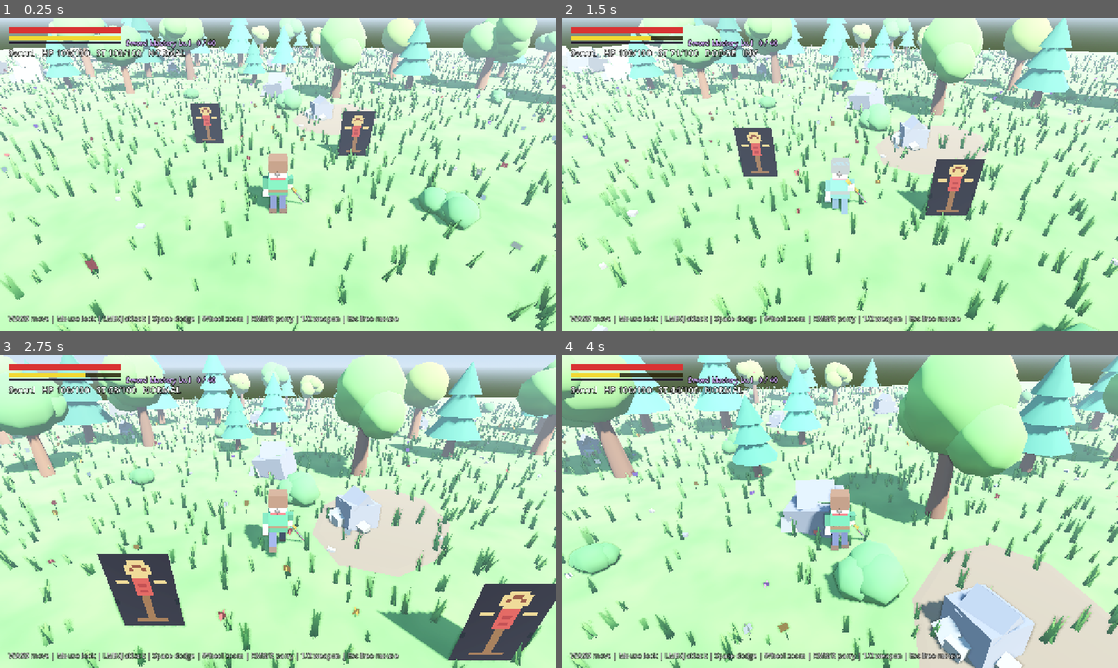
Above: before the commit, frames 1-4 (two rows, left to right).
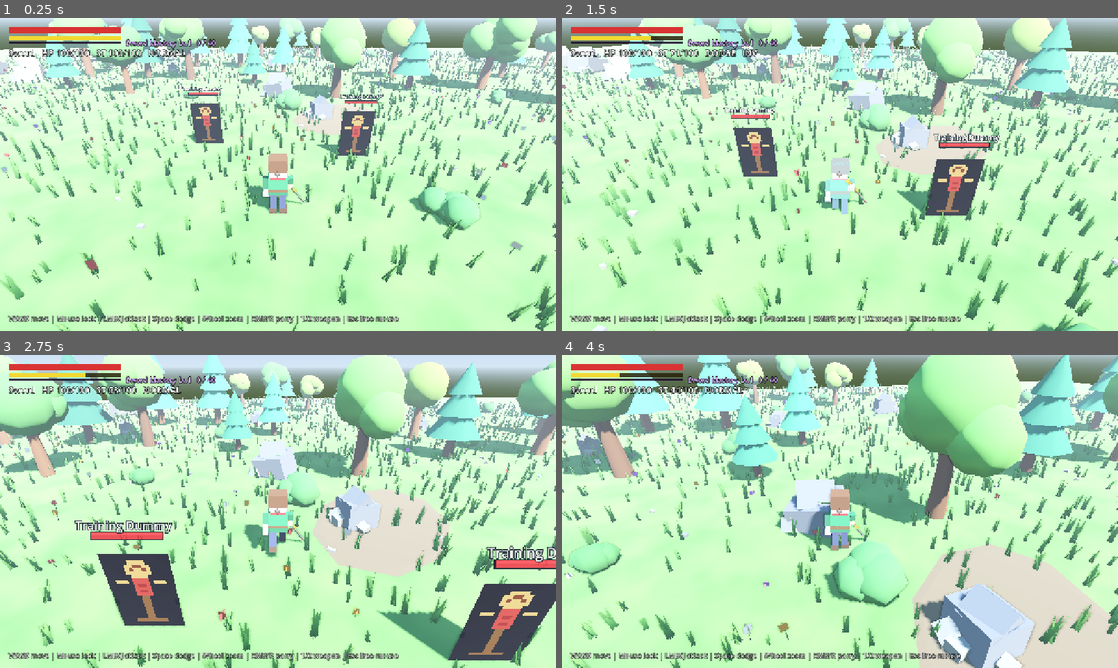
Above: after the commit, the same moments.

Repository: 7sda58/WEAPON_MASTERY_RPG
Game: Godot game, scene res://scenes/levels/test_arena.tscn
Same seed, same stepped clock (60 frames per second), same inputs: the game is played once before the commit and once after it.
Inputs (mouse positions are in pixels of both pictures, inside the frame that each line leads up to):
- Up to frame 1 (0.25 s): no input
- Up to frame 2 (1.5 s): tap Enter at 0.5 s; move the mouse to (867, 174) at 0.52 s; hold W (move_up) from 0.53 s (still down); click (867, 174) at 0.6 s; tap Space (dodge) at 0.8, 1.35 s; move the mouse to (812, 174) at 1.27 s
- Up to frame 3 (2.75 s): keep holding W (move_up); right-click (250, 511) at 1.55 s; move the mouse to (289, 505) at 2.02 s; right-click (289, 505) at 2.1 s; click (289, 505) at 2.3 s
- Up to frame 4 (4 s): keep holding W (move_up); move the mouse to (834, 517) at 2.77 s; click (834, 517) at 2.85 s; tap Space (dodge) at 3.05, 3.6 s; move the mouse to (878, 514) at 3.52 s; right-click (878, 514) at 3.8 s

The runs differ from the first frame. In frame 1, 0.3% of the frame differs, in the area x 32-69%, y 22-28%; in frame 2, 0.6%; in frame 3, 1.5%, in the area x 13-100%, y 52-69%; in frame 4, nothing differs.

Commit message:
Enemy health bars and levels; procedural SFX: hit, swing, parry, dodge cue, wind ambience

Diff:
--- /dev/null
+++ b/assets/shaders/health_bar.gdshader
@@ -0,0 +1,27 @@
+shader_type spatial;
+render_mode unshaded, cull_disabled, depth_test_disabled, shadows_disabled;
+// แถบเลือดลอยเหนือหัว — หันเข้ากล้องเสมอ
+// fill = เลือดปัจจุบัน, ghost = แถบสีอ่อนที่ค่อย ๆ ลดตาม (เห็นว่าเพิ่งเสียไปเท่าไร)
+
+uniform float fill : hint_range(0.0, 1.0) = 1.0;
+uniform float ghost : hint_range(0.0, 1.0) = 1.0;
+uniform vec4 fill_color : source_color = vec4(0.86, 0.2, 0.2, 1.0);
+uniform vec4 ghost_color : source_color = vec4(1.0, 0.85, 0.55, 1.0);
+uniform vec4 bg_color : source_color = vec4(0.08, 0.05, 0.05, 0.85);
+uniform vec2 bar_size = vec2(1.0, 0.11);
+
+void vertex() {
+	MODELVIEW_MATRIX = VIEW_MATRIX * mat4(INV_VIEW_MATRIX[0], INV_VIEW_MATRIX[1], INV_VIEW_MATRIX[2], MODEL_MATRIX[3]);
+}
+
+void fragment() {
+	vec2 px = UV * bar_size;
+	float b = 0.016;
+	vec4 c = bg_color;
+	if (UV.x < ghost) { c = ghost_color; }
+	if (UV.x < fill) { c = fill_color; }
+	if (UV.y < 0.4 && UV.x < fill) { c.rgb *= 1.25; }
+	if (px.x < b || px.y < b || px.x > bar_size.x - b || px.y > bar_size.y - b) { c = vec4(0.0, 0.0, 0.0, 1.0); }
+	ALBEDO = c.rgb;
+	ALPHA = c.a;
+}
--- a/scenes/levels/test_arena.tscn
+++ b/scenes/levels/test_arena.tscn
@@ -104,3 +104,8 @@
 
 [node name="Slime2" parent="." instance=ExtResource("3_slime")]
 transform = Transform3D(1, 0, 0, 0, 1, 0, 0, 0, 1, 9, 0, 9)
+level = 3
+
+[node name="Slime3" parent="." instance=ExtResource("3_slime")]
+transform = Transform3D(1, 0, 0, 0, 1, 0, 0, 0, 1, -8, 0, 7)
+level = 2
--- a/scripts/enemies/dummy.gd
+++ b/scripts/enemies/dummy.gd
@@ -10,6 +10,7 @@
 
 
 func _ready() -> void:
+	EnemyHealthBar.attach(self, health, "Training Dummy", 0, 1.8)
 	health.damaged.connect(_on_damaged)
 	health.died.connect(_on_died)
 
--- a/scripts/enemies/slime.gd
+++ b/scripts/enemies/slime.gd
@@ -7,6 +7,10 @@
 
 enum State { IDLE, CHASE, TELEGRAPH, LUNGE, RECOVER, HITSTUN, STAGGERED, DEAD }
 
+
+@export var display_name: String = "Slime"
+## เลเวลศัตรู: HP +30% / ดาเมจ +20% / ตัวใหญ่ขึ้น 8% ต่อเลเวล — ฆ่าแล้วได้ Mastery EXP มากขึ้น
+@export_range(1, 10) var level: int = 1
 
 @export var detect_range: float = 8.0
 @export var give_up_range: float = 14.0
@@ -38,6 +42,8 @@
 var _spawn_pos: Vector3
 var _flash_frames: int = 0
 var _danger_mat: StandardMaterial3D
+## ขนาดตัวตามเลเวล
+var _size: float = 1.0
 ## ทิศที่สไลม์หัน
 var _facing: Vector3 = Vector3.BACK
 
@@ -61,10 +67,18 @@
 	danger_mesh.material_override = _danger_mat
 	danger_zone.visible = false
 	alert.visible = false
+	# ปรับความแข็งแกร่งตามเลเวล
+	health.max_health = roundi(health.max_health * (1.0 + 0.3 * (level - 1)))
+	health.reset()
+	attack_damage = roundi(attack_damage * (1.0 + 0.2 * (level - 1)))
+	_size = 1.0 + 0.08 * (level - 1)
+	_squash(Vector3.ONE)
+	EnemyHealthBar.attach(self, health, display_name, level, 1.5 * _size)
 	health.damaged.connect(_on_damaged)
 	health.died.connect(_on_died)
 	hitbox.parried.connect(_on_parried)
 	hitbox.hitstop_seconds = 0.09            # ถูกสไลม์ชน = หนักกว่าดาบเรา
+	hitbox.hit_sound = &"hit_heavy"
 	hitbox.spark_color = Color(1.0, 0.4, 0.3)
 
 
@@ -116,6 +130,11 @@
 	body.face_toward(_facing, delta, 25.0 if state == State.TELEGRAPH else 8.0)
 
 
+## ยุบ/ยืดตัว (คูณขนาดตามเลเวล)
+func _squash(v: Vector3) -> void:
+	body.scale = v * _size
+
+
 func _set_state(s: State) -> void:
 	state = s
 	_frame = 0
@@ -146,7 +165,7 @@
 func _state_idle() -> void:
 	_set_h(Vector3.ZERO)
 	body.modulate = Color.WHITE
-	body.scale = Vector3.ONE
+	_squash(Vector3.ONE)
 	var p := _player()
 	if p and p.state != Player.State.DEAD and _to_player(p).length() < detect_range:
 		_set_state(State.CHASE)
@@ -165,7 +184,7 @@
 	_set_h(to.normalized() * move_speed)
 	# เด้งดึ๋ง ๆ ตอนเดิน
 	var hop: float = absf(sin(_frame * 0.22))
-	body.scale = Vector3(1.0 - 0.08 * hop, 1.0 + 0.1 * hop, 1.0)
+	_squash(Vector3(1.0 - 0.08 * hop, 1.0 + 0.1 * hop, 1.0))
 
 
 # ---------------- TELEGRAPH: ง้าง (สัญญาณเตือน) ----------------
@@ -176,6 +195,7 @@
 	hitbox.rotation.y = _yaw_of(_lunge_dir)
 	danger_zone.visible = true
 	danger_fill.scale = Vector3(1.0, 1.0, 0.01)
+	Sfx.play_3d(get_tree().current_scene, &"warn_start", global_position, -3.0, 1.0, 0.0)
 	# "!" เด้งขึ้นเหนือหัว
 	alert.visible = true
 	alert.modulate = Color(1.0, 0.9, 0.2)
@@ -186,11 +206,14 @@
 func _state_telegraph() -> void:
 	_set_h(Vector3.ZERO)
 	var t: float = float(_frame) / telegraph_frames
-	body.scale = Vector3(1.0 + 0.3 * t, 1.0 - 0.3 * t, 1.0)   # ยุบตัวเตรียมพุ่ง
+	_squash(Vector3(1.0 + 0.3 * t, 1.0 - 0.3 * t, 1.0))   # ยุบตัวเตรียมพุ่ง
 	body.modulate = Color.WHITE.lerp(Color(1.0, 0.35, 0.35), t)
 	_danger_mat.albedo_color.a = 0.25 + 0.3 * t                # พื้นที่อันตรายเข้มขึ้นเรื่อย ๆ
 	danger_fill.scale = Vector3(1.0, 1.0, maxf(t, 0.01))      # แถบยาวขึ้น — สุดแถบ = พุ่ง
 	# ช่วงท้าย: ตัวกระพริบขาวจ้า + "!" เป็นสีแดง = "หลบตอนนี้!"
+	if _frame == telegraph_frames - dodge_cue_frames + 1:
+		# เสียง "ติ๊ง!" = หลบตอนนี้ — เสียงเดิมทุกครั้ง (ไม่สุ่ม pitch) ให้จำจังหวะได้
+		Sfx.play_3d(get_tree().current_scene, &"warn_now", global_position, 2.0, 1.0, 0.0)
 	if _frame > telegraph_frames - dodge_cue_frames:
 		alert.modulate = Color(1.0, 0.25, 0.2)
 		if _frame % 2 == 0:
@@ -200,7 +223,8 @@
 		alert.visible = false
 		hitbox.damage = attack_damage
 		hitbox.activate()
-		body.scale = Vector3(0.8, 1.25, 1.0)
+		Sfx.play_3d(get_tree().current_scene, &"slime_lunge", global_position, -2.0)
+		_squash(Vector3(0.8, 1.25, 1.0))
 		_set_state(State.LUNGE)
 
 
@@ -216,7 +240,7 @@
 # ---------------- RECOVER: พักเหนื่อย = ช่องให้สวน ----------------
 func _state_recover() -> void:
 	_set_h(Vector3.ZERO)
-	body.scale = Vector3(1.1, 0.9, 1.0)
+	_squash(Vector3(1.1, 0.9, 1.0))
 	body.modulate = Color(0.6, 0.6, 0.75)
 	if _frame >= recover_frames:
 		_set_state(State.CHASE)
@@ -242,7 +266,7 @@
 func _state_staggered() -> void:
 	velocity.x = move_toward(velocity.x, 0.0, 0.4)
 	velocity.z = move_toward(velocity.z, 0.0, 0.4)
-	body.scale = Vector3(1.15, 0.85, 1.0)
+	_squash(Vector3(1.15, 0.85, 1.0))
 	# กระพริบเหลือง = "ตีเลย! ตอนนี้แรง ×2"
 	body.modulate = Color(1.6, 1.4, 0.4) if (_frame / 6) % 2 == 0 else Color.WHITE
 	if _frame >= stagger_frames:
@@ -266,6 +290,7 @@
 
 func _on_died() -> void:
 	_set_state(State.DEAD)
+	Sfx.play_3d(get_tree().current_scene, &"slime_die", global_position)
 	hitbox.deactivate()
 	danger_zone.visible = false
 	alert.visible = false
@@ -284,7 +309,7 @@
 	$CollisionShape3D.set_deferred("disabled", false)
 	hurtbox.set_deferred("monitorable", true)
 	body.modulate = Color.WHITE
-	body.scale = Vector3.ONE
+	_squash(Vector3.ONE)
 	_set_state(State.IDLE)
 
 
--- a/scripts/player/player.gd
+++ b/scripts/player/player.gd
@@ -186,8 +186,13 @@
 		reason = "crit"
 	var is_training: bool = target.get_parent() is Dummy
 	if target.health and target.health.is_dead and not is_training:
-		amount += mastery.exp_kill
-		reason += "+kill"
+		# ศัตรูเลเวลสูง = EXP จากการฆ่ามากขึ้น (+50% ต่อเลเวล)
+		var enemy_level: int = 1
+		var lv: Variant = target.get_parent().get("level")
+		if lv != null:
+			enemy_level = int(lv)
+		amount += mastery.exp_kill * (1.0 + 0.5 * (enemy_level - 1))
+		reason += "+kill Lv%d" % enemy_level
 	if is_training:
 		amount *= mastery.training_multiplier
 	mastery.add_exp(weapon.id, amount, reason)
@@ -199,6 +204,7 @@
 		if w.id == weapon_id:
 			data_name = w.display_name
 	DamageNumber.spawn_text(get_tree().current_scene, global_position + Vector3(0, 0.4, 0), "%s Lv.%d!" % [data_name, level], Color(1.0, 0.8, 0.25))
+	Sfx.play(get_tree().current_scene, &"level_up", -2.0)
 	HitSpark.spawn(get_tree().current_scene, global_position + Vector3(0, 1.0, 0), Color(1.0, 0.85, 0.3), 30)
 	if weapon_id == weapon.id:
 		_apply_move_hitbox(_move if _move else weapon.get_move(0))
@@ -348,6 +354,7 @@
 	if state == State.DODGE and _state_frame <= perfect_end:
 		stamina.restore(perfect_dodge_refund)
 		mastery.add_exp(weapon.id, mastery.exp_perfect_dodge, "perfect dodge")
+		Sfx.play_3d(get_tree().current_scene, &"perfect", global_position, 0.0, 1.0, 0.0)
 		DamageNumber.spawn_text(get_tree().current_scene, global_position, "PERFECT!", Color(1.0, 0.85, 0.2))
 		_slow_motion()
 	else:
@@ -359,6 +366,7 @@
 	hurtbox.parry_active = false
 	stamina.restore(parry_stamina_refund)
 	mastery.add_exp(weapon.id, mastery.exp_parry, "parry")
+	Sfx.play_3d(get_tree().current_scene, &"parry", global_position + facing * 0.5, 2.0)
 	DamageNumber.spawn_text(get_tree().current_scene, global_position, "PARRY!", Color(1.0, 0.95, 0.4))
 	body.modulate = TINT_NORMAL
 	state = State.NORMAL
@@ -375,6 +383,7 @@
 ## โดนตีจริง — ยกเลิกท่าที่ทำอยู่ กระเด็นออกจากผู้โจมตี และชะงัก
 func _take_hit(attacker: Hitbox) -> void:
 	shake(shake_on_hurt)
+	Sfx.play_3d(get_tree().current_scene, &"hurt", global_position, -4.0)
 	if health.is_dead:
 		return
 	hitbox.deactivate()
@@ -646,6 +655,8 @@
 ## เอฟเฟกต์ตามชนิดท่า: แทง = รอยพุ่งตรง, ฟัน/ปัด = รอยโค้งตามทิศกวาด
 func _spawn_attack_effect() -> void:
 	var yaw: float = atan2(-facing.x, -facing.z)
+	var sound: StringName = &"thrust" if _move.kind == AttackMove.Kind.THRUST else &"swing"
+	Sfx.play_3d(get_tree().current_scene, sound, global_position + Vector3(0, 0.9, 0), -3.0, 1.15 if weapon.id == &"sword" else 0.9)
 	if _move.kind == AttackMove.Kind.THRUST:
 		var length: float = _move.reach + _move.hitbox_size.z * 0.5
 		SlashEffect.spawn_thrust(self, Vector3(0, 0.75, 0), yaw, length, weapon.slash_color)
@@ -661,6 +672,7 @@
 func _start_dodge(move_dir: Vector3) -> void:
 	state = State.DODGE
 	_state_frame = 0
+	Sfx.play_3d(get_tree().current_scene, &"swing", global_position, -10.0, 0.6)
 	# หลบไปทางที่กดเดินอยู่ — ถ้ายืนนิ่งให้ถอยหลังจากทิศที่หัน
 	_dodge_dir = move_dir.normalized() if move_dir.length() > 0.05 else -facing
 
--- a/scripts/systems/hitbox.gd
+++ b/scripts/systems/hitbox.gd
@@ -17,6 +17,9 @@
 ## เกมหยุดนานแค่ไหนเมื่อโดน (วินาทีจริง) — 0.06 ≈ 4 เฟรม, 0 = ปิด
 @export var hitstop_seconds: float = 0.06
 @export var spark_color: Color = Color(1, 0.9, 0.4)
+## เสียงตอนตีโดน (ไฟล์ใน assets/audio/sfx/)
+@export var hit_sound: StringName = &"hit"
+@export var hit_volume_db: float = 0.0
 ## แสดงกล่องสีเหลือง (ใช้ตอนดีบักเท่านั้น)
 @export var show_debug_box: bool = false
 
@@ -63,6 +66,7 @@
 		if to_attacker.length() > 0.01:
 			contact += to_attacker.normalized() * 0.35
 		HitSpark.spawn(get_tree().current_scene, contact, spark_color)
+		Sfx.play_3d(get_tree().current_scene, hit_sound, contact, hit_volume_db)
 		if hitstop_seconds > 0.0:
 			HitStop.apply(0.05, hitstop_seconds)
 		hit_landed.emit(hurtbox)
--- /dev/null
+++ b/scripts/systems/sfx.gd
@@ -0,0 +1,46 @@
+class_name Sfx
+extends RefCounted
+## เล่นเสียงเอฟเฟกต์ — เรียกได้จากทุกที่ ไม่ต้องสร้าง node เอง
+## ไฟล์เสียงอยู่ที่ assets/audio/sfx/<ชื่อ>.wav
+##   Sfx.play_3d(get_tree().current_scene, &"hit", global_position)   ← เสียงมีทิศทาง (ดังเมื่อใกล้)
+##   Sfx.play(get_tree().current_scene, &"level_up")                   ← เสียงทั่วไป (UI)
+
+const DIR := "res://assets/audio/sfx/"
+
+static var _cache: Dictionary = {}
+
+
+static func _stream(sfx_name: StringName) -> AudioStream:
+	if not _cache.has(sfx_name):
+		var path: String = DIR + String(sfx_name) + ".wav"
+		_cache[sfx_name] = load(path) if ResourceLoader.exists(path) else null
+	return _cache[sfx_name]
+
+
+static func play_3d(world: Node, sfx_name: StringName, pos: Vector3, volume_db: float = 0.0, pitch: float = 1.0, pitch_jitter: float = 0.08) -> void:
+	var s := _stream(sfx_name)
+	if s == null or world == null:
+		return
+	var p := AudioStreamPlayer3D.new()
+	p.stream = s
+	p.volume_db = volume_db
+	p.pitch_scale = pitch * (1.0 + randf_range(-pitch_jitter, pitch_jitter))
+	p.unit_size = 8.0
+	p.max_distance = 45.0
+	world.add_child(p)
+	p.global_position = pos
+	p.finished.connect(p.queue_free)
+	p.play()
+
+
+static func play(world: Node, sfx_name: StringName, volume_db: float = 0.0, pitch: float = 1.0) -> void:
+	var s := _stream(sfx_name)
+	if s == null or world == null:
+		return
+	var p := AudioStreamPlayer.new()
+	p.stream = s
+	p.volume_db = volume_db
+	p.pitch_scale = pitch
+	world.add_child(p)
+	p.finished.connect(p.queue_free)
+	p.play()
--- a/scripts/systems/world_decor.gd
+++ b/scripts/systems/world_decor.gd
@@ -19,6 +19,10 @@
 @export var grass_tufts: int = 9000
 @export var flowers: int = 700
 @export var dirt_patches: int = 10
+
+@export_group("Ambience")
+## เสียงลมพื้นหลัง (วนซ้ำ)
+@export var wind_volume_db: float = -14.0
 
 @export_group("Ground")
 ## MeshInstance3D ของพื้น — ใส่ลายพื้นให้อัตโนมัติ
@@ -46,6 +50,24 @@
 	_spawn_pebbles()
 	_spawn_grass()
 	_spawn_flowers()
+	_start_wind()
+
+
+func _start_wind() -> void:
+	var path := "res://assets/audio/sfx/wind_loop.wav"
+	if not ResourceLoader.exists(path):
+		return
+	var s := load(path) as AudioStreamWAV
+	if s:
+		s.loop_mode = AudioStreamWAV.LOOP_FORWARD
+		s.loop_begin = 0
+		s.loop_end = int(s.get_length() * s.mix_rate)
+	var p := AudioStreamPlayer.new()
+	p.name = "WindAmbience"
+	p.stream = s
+	p.volume_db = wind_volume_db
+	add_child(p)
+	p.play()
 
 
 # ---------------- วัสดุ ----------------
--- /dev/null
+++ b/scripts/ui/enemy_health_bar.gd
@@ -0,0 +1,92 @@
+class_name EnemyHealthBar
+extends Node3D
+## แถบเลือด + ชื่อ + เลเวล ลอยเหนือหัวศัตรู
+## แสดงเมื่อผู้เล่นอยู่ใกล้ หรือเพิ่งโดนตี — ซ่อนเมื่อตาย
+## เรียกใช้: EnemyHealthBar.attach(self, health, "Slime", 2, 1.3)
+
+const SHADER := preload("res://assets/shaders/health_bar.gdshader")
+
+## ระยะที่เริ่มแสดง (เมตร)
+var show_distance: float = 14.0
+var _health: HealthComponent
+var _mat: ShaderMaterial
+var _label: Label3D
+var _ghost: float = 1.0
+var _fill: float = 1.0
+var _recent_hit: float = 0.0
+
+
+static func attach(owner_node: Node3D, health: HealthComponent, title: String, level: int, height: float, width: float = 1.0) -> EnemyHealthBar:
+	var bar := EnemyHealthBar.new()
+	bar._health = health
+	owner_node.add_child(bar)
+	bar.position = Vector3(0, height, 0)
+	bar._build(title, level, width)
+	return bar
+
+
+func _build(title: String, level: int, width: float) -> void:
+	var quad := QuadMesh.new()
+	quad.size = Vector2(width, 0.11)
+	_mat = ShaderMaterial.new()
+	_mat.shader = SHADER
+	_mat.set_shader_parameter("bar_size", Vector2(width, 0.11))
+	_mat.render_priority = 5
+	var mi := MeshInstance3D.new()
+	mi.mesh = quad
+	mi.material_override = _mat
+	mi.cast_shadow = GeometryInstance3D.SHADOW_CASTING_SETTING_OFF
+	add_child(mi)
+
+	_label = Label3D.new()
+	_label.text = ("Lv.%d  %s" % [level, title]) if level > 0 else title
+	_label.billboard = BaseMaterial3D.BILLBOARD_ENABLED
+	_label.no_depth_test = true
+	_label.fixed_size = false
+	_label.pixel_size = 0.004
+	_label.font_size = 40
+	_label.outline_size = 12
+	_label.render_priority = 6
+	_label.outline_render_priority = 5
+	_label.modulate = _level_color(level)
+	_label.position = Vector3(0, 0.17, 0)
+	add_child(_label)
+
+	_health.health_changed.connect(_on_health_changed)
+	_on_health_changed(_health.current_health, _health.max_health)
+
+
+## สีชื่อตามเลเวล: 1 ขาว, 2 เหลือง, 3 ส้ม, 4+ แดง
+func _level_color(level: int) -> Color:
+	match level:
+		0, 1:
+			return Color(0.95, 0.95, 0.95)
+		2:
+			return Color(1.0, 0.9, 0.35)
+		3:
+			return Color(1.0, 0.6, 0.2)
+	return Color(1.0, 0.3, 0.25)
+
+
+func _on_health_changed(current: int, maximum: int) -> void:
+	var new_fill: float = float(current) / maxf(maximum, 1)
+	if new_fill < _fill:
+		_recent_hit = 4.0
+	_fill = new_fill
+	if _fill >= _ghost:
+		_ghost = _fill   # ฟื้นเลือด → แถบจางตามทันที
+	_mat.set_shader_parameter("fill", _fill)
+
+
+func _process(delta: float) -> void:
+	# แถบสีอ่อนค่อย ๆ ลดตามแถบจริง (หลังโดนตีครู่หนึ่ง)
+	if _ghost > _fill:
+		_ghost = move_toward(_ghost, _fill, delta * 0.6)
+		_mat.set_shader_parameter("ghost", _ghost)
+	_recent_hit = maxf(_recent_hit - delta, 0.0)
+	var should_show: bool = not _health.is_dead
+	if should_show:
+		var p := get_tree().get_first_node_in_group("player") as Node3D
+		var near: bool = p != null and p.global_position.distance_to(global_position) < show_distance
+		should_show = near or _recent_hit > 0.0
+	visible = should_show
Not shown, added: assets/audio/sfx/hit.wav.import
Not shown, added: assets/audio/sfx/hit_heavy.wav.import
Not shown, added: assets/audio/sfx/hurt.wav.import
Not shown, added: assets/audio/sfx/level_up.wav.import
Not shown, added: assets/audio/sfx/parry.wav.import
Not shown, added: assets/audio/sfx/perfect.wav.import
Not shown, added: assets/audio/sfx/slime_die.wav.import
Not shown, added: assets/audio/sfx/slime_lunge.wav.import
Not shown, added: assets/audio/sfx/swing.wav.import
Not shown, added: assets/audio/sfx/thrust.wav.import
Not shown, added: assets/audio/sfx/warn_now.wav.import
Not shown, added: assets/audio/sfx/warn_start.wav.import
(and 17 more such lines)
